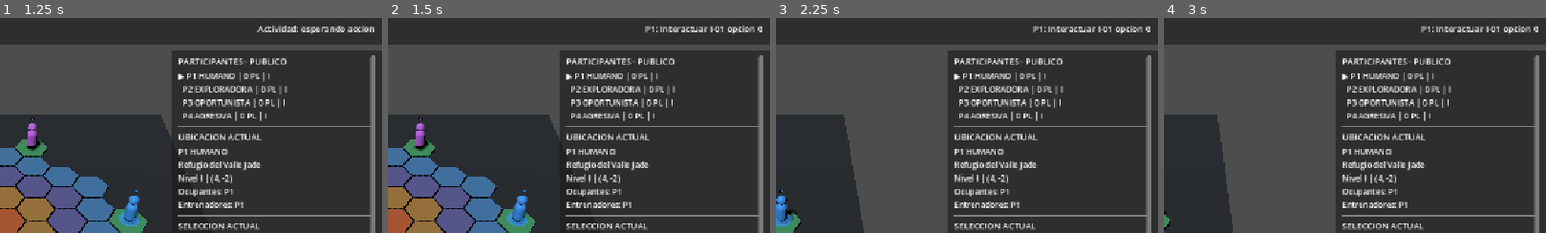
Above: before the commit, frames 1-4 (left to right).
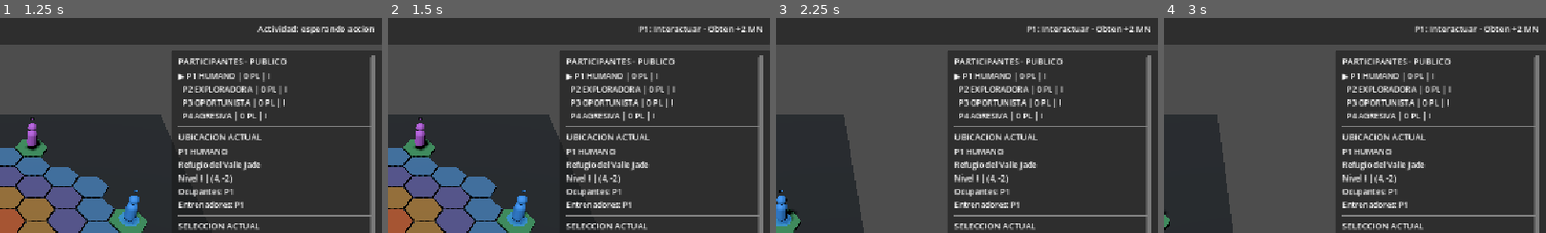
Above: after the commit, the same moments.

Repository: axenoban/Karmany-monsta
Game: Godot game, scene res://scenes/ui/phase_38_full_match_prototype.tscn
Same seed, same stepped clock (60 frames per second), same inputs: the game is played once before the commit and once after it. This scene is started directly instead of the project's main scene.
Inputs (mouse positions are % of the whole screen's width and height, from its top left):
- Up to frame 1 (1.25 s): click "INICIAR PARTIDA · RONDA 1" at 0.5 s
- Up to frame 2 (1.5 s): click "Interactuar" at 1.25 s
- Up to frame 3 (2.25 s): click "Centrar P1" at 2 s
- Up to frame 4 (3 s): tap Enter at 2.75 s; move the mouse to (72, 45) at 2.77 s; hold D from 2.78 s (still down); tap M at 2.85 s; click (72, 45) at 2.92 s
The pictures show only the part of the screen within x 49-99%, y 2-52%; the shares and areas given below are measured in that part.

Frame 1 is identical in both runs. In frame 2, 0.7% of the frame differs, in the area x 65-98%, y 3-8%; in frame 3, 0.7%; in frame 4, 0.7%.

Commit message:
feat: integrate universal tile interactions into full match

Diff:
--- a/scripts/gameplay/full_match_session.gd
+++ b/scripts/gameplay/full_match_session.gd
@@ -6,6 +6,8 @@
 	"R-05", # Solo PvP legal.
 	"R-37"  # Instinto de Caza: solo combate contra Bestia.
 ]
+
+var universal_tile_interactions: KarmanyUniversalTileInteractionService = null
 
 
 func configure(p_runtime: KarmanyMultiAiAlphaRuntime) -> bool:
@@ -38,6 +40,18 @@
 	if not _apply_complete_setup():
 		return false
 
+	universal_tile_interactions = KarmanyUniversalTileInteractionService.new()
+	if not universal_tile_interactions.configure(
+		runtime,
+		Callable(self, "_phase39_build_tile_special_candidates"),
+		Callable(self, "_execute_candidate")
+	):
+		return _fail("F39 no pudo configurar la fuente universal de Interactuar.")
+	runtime.coordinator.set_meta(
+		KarmanyUniversalTileInteractionService.META_KEY,
+		universal_tile_interactions
+	)
+
 	runtime.coordinator._move_executor = Callable(self, "_full_move_executor")
 	runtime.coordinator._explore_executor = Callable(self, "_full_explore_executor")
 	_initialize_turn_rule_trackers()
@@ -45,9 +59,99 @@
 	match_state = MatchState.SETUP
 	configured = true
 	_log("SETUP COMPLETE | seed=%d | mapa=41 | jugadores=4" % match_seed)
+	_log("FASE 39 | Uso posterior e Interactuar comparten una fuente de verdad.")
 	setup_completed.emit(get_setup_summary())
 	state_changed.emit(match_state)
 	return true
+
+
+func build_full_legal_actions(
+	player: KarmanyPlayerState
+) -> Array[KarmanyAiActionCandidate]:
+	var inherited := super.build_full_legal_actions(player)
+	if universal_tile_interactions == null or not universal_tile_interactions.is_configured():
+		return inherited
+	var result: Array[KarmanyAiActionCandidate] = []
+	var tile := runtime.get_public_tile_data(player.current_coord) if player != null else null
+	for candidate in inherited:
+		if candidate == null:
+			continue
+		if _is_legacy_tile_use_duplicate(candidate, player, tile):
+			continue
+		result.append(candidate)
+	return result
+
+
+func _phase39_build_tile_special_candidates(
+	player: KarmanyPlayerState
+) -> Array[KarmanyAiActionCandidate]:
+	var result: Array[KarmanyAiActionCandidate] = []
+	if player == null or runtime == null:
+		return result
+	var tile := runtime.get_public_tile_data(player.current_coord)
+	if tile == null or not tile.has_universal_interaction_definition():
+		return result
+
+	if tile.interaction_profile_id in [
+		KarmanyUniversalTileInteractionService.PROFILE_CAMP_BASIC,
+		KarmanyUniversalTileInteractionService.PROFILE_CRYSTAL_PASS,
+		KarmanyUniversalTileInteractionService.PROFILE_FORGE
+	]:
+		_append_craft_candidate(result, player)
+	if tile.interaction_profile_id == KarmanyUniversalTileInteractionService.PROFILE_FORGE:
+		_append_forge_candidate(result, player)
+		var book_candidate := KarmanyAiLegalActionGenerator.build_book_upgrade_candidate(
+			runtime.coordinator,
+			player
+		)
+		if book_candidate != null:
+			result.append(book_candidate)
+	if tile.interaction_profile_id in [
+		KarmanyUniversalTileInteractionService.PROFILE_BEAST_MEDIUM,
+		KarmanyUniversalTileInteractionService.PROFILE_CRYSTAL_CAVE
+	]:
+		var beast_candidates: Array[KarmanyAiActionCandidate] = []
+		_append_beast_candidate(beast_candidates, player)
+		for candidate in beast_candidates:
+			if (
+				candidate != null
+				and candidate.target_coord == player.current_coord
+				and bool(candidate.payload.get("spawn_if_missing", false))
+			):
+				result.append(candidate)
+	if tile.interaction_profile_id == KarmanyUniversalTileInteractionService.PROFILE_AETERNA:
+		_append_aeterna_candidate(result, player)
+	return result
+
+
+func _is_legacy_tile_use_duplicate(
+	candidate: KarmanyAiActionCandidate,
+	player: KarmanyPlayerState,
+	tile: KarmanyTileData
+) -> bool:
+	if candidate == null or player == null or tile == null:
+		return false
+	var profile_id: StringName = tile.interaction_profile_id
+	if candidate.action_type == KarmanyAiActionCandidate.ActionType.CRAFT_EQUIPMENT:
+		return profile_id in [
+			KarmanyUniversalTileInteractionService.PROFILE_CAMP_BASIC,
+			KarmanyUniversalTileInteractionService.PROFILE_CRYSTAL_PASS,
+			KarmanyUniversalTileInteractionService.PROFILE_FORGE
+		]
+	if candidate.action_type == KarmanyAiActionCandidate.ActionType.FORGE:
+		return profile_id == KarmanyUniversalTileInteractionService.PROFILE_FORGE
+	if candidate.action_type == KarmanyAiActionCandidate.ActionType.AETERNA:
+		return profile_id == KarmanyUniversalTileInteractionService.PROFILE_AETERNA
+	if candidate.action_type == KarmanyAiActionCandidate.ActionType.FIGHT_BEAST:
+		return (
+			profile_id in [
+				KarmanyUniversalTileInteractionService.PROFILE_BEAST_MEDIUM,
+				KarmanyUniversalTileInteractionService.PROFILE_CRYSTAL_CAVE
+			]
+			and candidate.target_coord == player.current_coord
+			and bool(candidate.payload.get("spawn_if_missing", false))
+		)
+	return false
 
 
 func start_playing() -> bool:
@@ -64,6 +168,7 @@
 	_log("ROUND START | %d" % manager.current_round)
 	state_changed.emit(match_state)
 	return true
+
 
 func auto_complete_match(max_turns: int = DEFAULT_WATCHDOG_TURNS) -> bool:
 	if not configured:
@@ -100,6 +205,7 @@
 			previous_round = manager.current_round
 
 	return match_state == MatchState.FINISHED
+
 
 func get_setup_summary() -> Dictionary:
 	var player_rows: Array[Dictionary] = []
